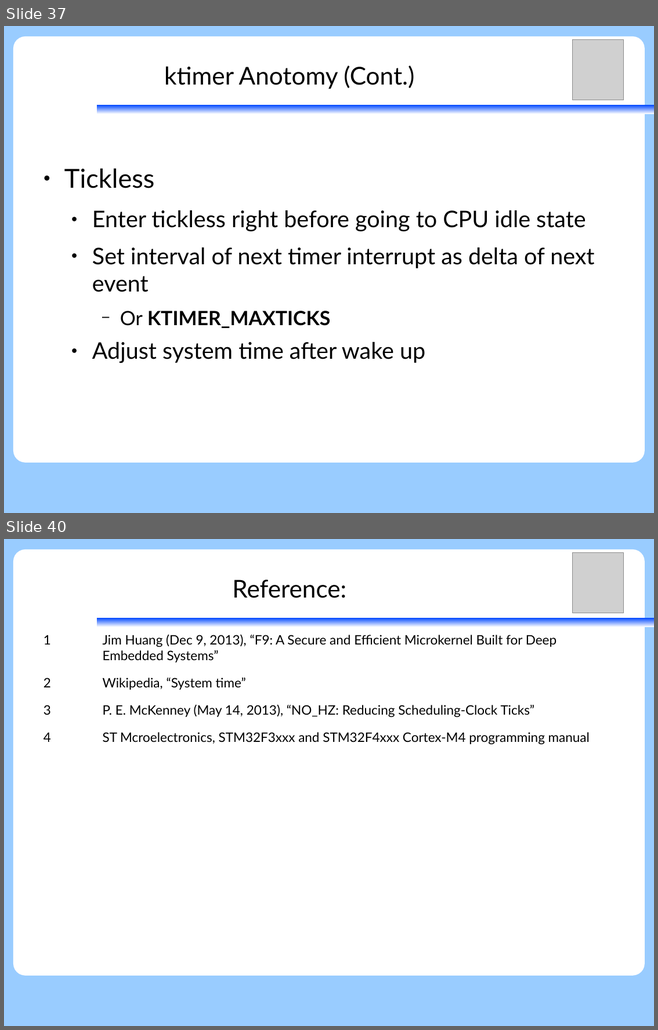
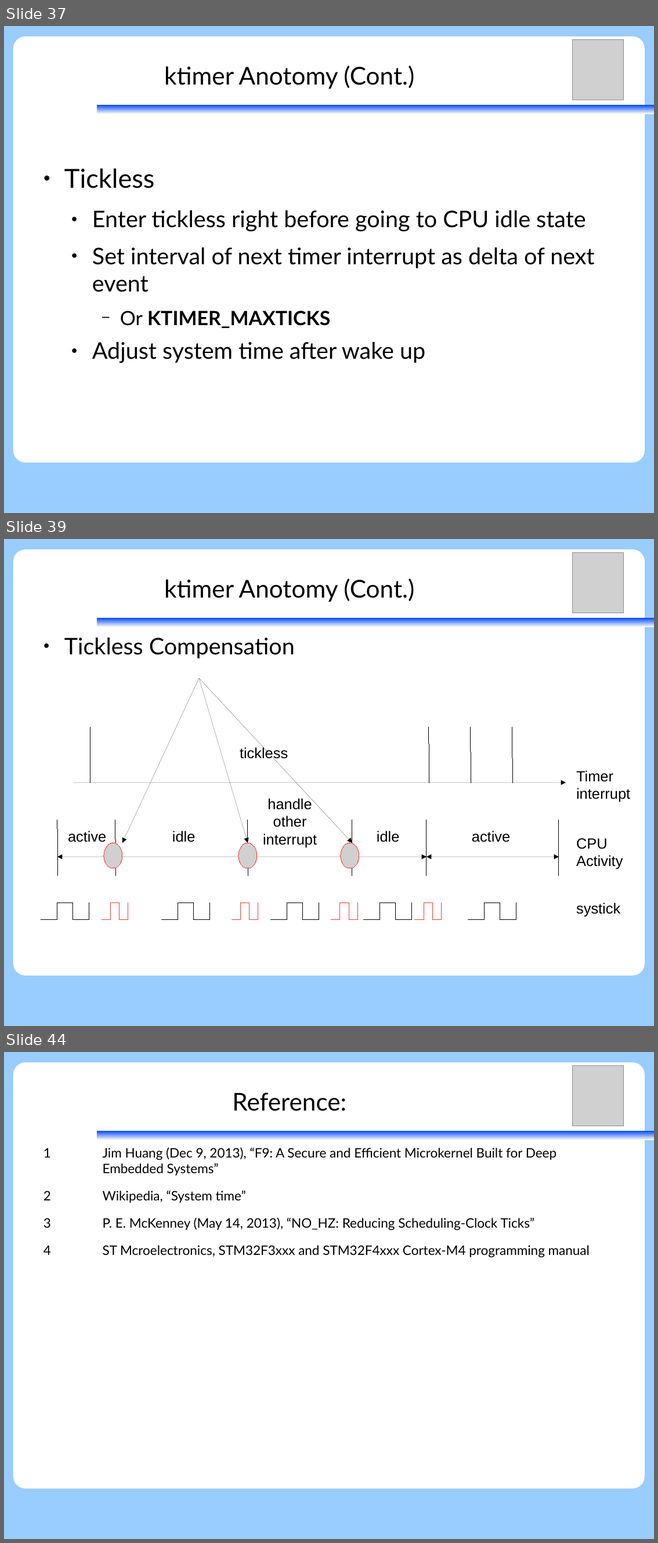
Before and after one commit to vh21/documents, a slide deck: ukernel/f9-microkernel-ktimer.odp. Shown one above the other, each under a label of ours: slides 37 and 40 before the commit, slides 37, 39 and 44 after it; the slides between them are not shown. The pictures are 658x1030 and 658x1543 pixels, drawn with LibreOffice and Linux fonts; fonts in the diff are those of the drawing; grey boxes stand for pictures. Boxes give left, top, right and bottom in pixels: in the first picture for what was removed or moved away, otherwise in the second. Text is boxed around its words. In the diff, an @@ line names an element or a change of style, - is before the commit and + after.

Commit message:
ukernel: f9kernel: update ktimer

```diff
--- a/ukernel/f9-microkernel-ktimer.odp
+++ b/ukernel/f9-microkernel-ktimer.odp
@@ slide 39 added at (x1=4, y1=539, x2=654, y2=1026), background #99CCFF; not listed: 3 template elements that a slide beside it also shows @@
@@ picture added at (x1=573, y1=553, x2=624, y2=613) @@
@@ title added at (x1=164, y1=578, x2=414, y2=602), 30 pt, text #000000 @@
+ktimer Anotomy (Cont.)
@@ text added at (x1=64, y1=638, x2=295, y2=658), 28 pt, text #000000 @@
+● Tickless Compensation
@@ group added at (x1=41, y1=678, x2=630, y2=921): 10 lines, 9 texts, 9 freeform shapes, 5 double arrows, 4 arrows, 3 pictures @@
+Timer
+interrupt
+idle
+idle
+active
+handle
+other
+interrupt
+tickless
+CPU
+Activity
+active
+systick
@@ what was slide 40 is now slide 44 @@
```
Also in this commit, not shown: 4 slides changed, 4 other slides added, 2 slides removed.
